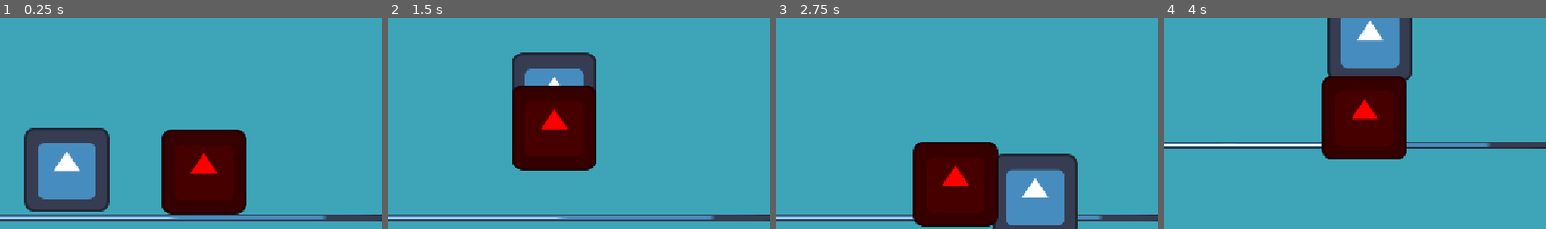
Above: before the commit, frames 1-4 (left to right).
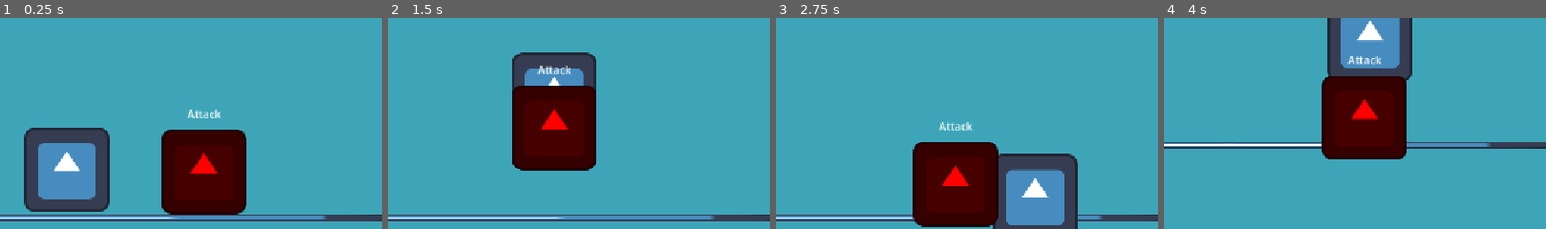
Above: after the commit, the same moments.

Repository: zhang-edward/shrimp-beat-em-up
Game: Godot game, scene res://scenes/Game.tscn
The game is run twice, just before and just after one commit, with the same random seed, the same clock (stepped at 60 frames per second) and the same inputs. The engine's default icon, where the game draws it, is replaced by a stand-in: a white triangle on a blue panel in a dark square.
Inputs:
- Up to frame 1 (0.25 s): no input
- Up to frame 2 (1.5 s): hold Right (move_right) 0.53-1.28 s; tap Space (jump) at 0.77 s; hold Down (move_down) from 1.28 s (still down)
- Up to frame 3 (2.75 s): tap Space (jump) at 1.52 s; release Down (move_down) at 2.03 s; hold Right (move_right) from 2.03 s (still down)
- Up to frame 4 (4 s): release Right (move_right) at 2.78 s; hold Up (move_up) 2.78-3.53 s; tap Space (jump) at 3.02, 3.77 s; hold Left (move_left) from 3.53 s (still down)
The pictures show only the part of the screen within x 41-91%, y 13-63%; the shares and areas given below are measured in that part.

The runs differ from the first frame. In frame 1, 0.2% of the frame differs, in the area x 49-58%, y 43-48%; in frame 2, 0.2%, in the area x 39-48%, y 22-27%; in frame 3, 0.2%; in frame 4, 0.2%.

Commit message:
Add random switching between wandering / attacking for enemy

Diff:
--- a/prefab/Enemy.tscn
+++ b/prefab/Enemy.tscn
@@ -4,6 +4,8 @@
 [ext_resource type="Script" uid="uid://bge0hmqmafyrt" path="res://scripts/fsm/StateMachine.gd" id="2_e3gy8"]
 [ext_resource type="Texture2D" uid="uid://dmlqvg0yr7q4o" path="res://icon.svg" id="2_mx2wg"]
 [ext_resource type="Script" uid="uid://bpe5ra7nyt4xn" path="res://scripts/states/AttackState.gd" id="3_mx2wg"]
+[ext_resource type="Script" uid="uid://duq3i13njmcii" path="res://scripts/states/WanderState.gd" id="4_7mgug"]
+[ext_resource type="Script" uid="uid://do8t1vj4ygsrh" path="res://scripts/fsm/DebugStateMachineLabel.gd" id="5_y7302"]
 
 [node name="Enemy" type="CharacterBody2D" unique_id=1600955621]
 script = ExtResource("1_f08wl")
@@ -16,5 +18,26 @@
 script = ExtResource("2_e3gy8")
 initial_state = NodePath("Attack")
 
-[node name="Attack" type="Node" parent="StateMachine" unique_id=614500442]
+[node name="Wander" type="Node" parent="StateMachine" unique_id=1280282429 node_paths=PackedStringArray("nextState")]
+script = ExtResource("4_7mgug")
+nextState = NodePath("../Attack")
+
+[node name="Attack" type="Node" parent="StateMachine" unique_id=614500442 node_paths=PackedStringArray("nextState")]
 script = ExtResource("3_mx2wg")
+nextState = NodePath("../Wander")
+
+[node name="DebugStateMachineLabel" type="Label" parent="." unique_id=155363593 node_paths=PackedStringArray("state_machine")]
+anchors_preset = 5
+anchor_left = 0.5
+anchor_right = 0.5
+offset_left = -46.0
+offset_top = -99.0
+offset_right = 46.0
+offset_bottom = -76.0
+grow_horizontal = 2
+size_flags_horizontal = 4
+text = "debug state"
+horizontal_alignment = 1
+vertical_alignment = 1
+script = ExtResource("5_y7302")
+state_machine = NodePath("../StateMachine")
--- /dev/null
+++ b/scripts/fsm/DebugStateMachineLabel.gd
@@ -0,0 +1,7 @@
+extends Label
+
+@export var state_machine: StateMachine
+
+func _process(_delta: float) -> void:
+	if state_machine:
+		text = state_machine.state.name
--- a/scripts/fsm/StateMachine.gd
+++ b/scripts/fsm/StateMachine.gd
@@ -36,14 +36,11 @@
 # This function calls the current state's exit() function, then changes the active state,
 # and calls its enter function.
 # It optionally takes a `msg` dictionary to pass to the next state's enter() function.
-func transition_to(target_state_name: String, msg: Dictionary={}) -> void:
+func transition_to(target_state: State, msg: Dictionary = {}) -> void:
 	# Safety check, you could use an assert() here to report an error if the state name is incorrect.
 	# We don't use an assert here to help with code reuse. If you reuse a state in different state machines
 	# but you don't want them all, they won't be able to transition to states that aren't in the scene tree.
-	if not has_node(target_state_name):
-		return
-
 	state.exit()
-	state = get_node(target_state_name)
+	state = target_state
 	state.enter(msg)
 	transitioned.emit(state.name)
--- a/scripts/states/AttackState.gd
+++ b/scripts/states/AttackState.gd
@@ -5,8 +5,15 @@
 const ATTACK_RANGE_X := 100.0
 const ATTACK_RANGE_Y := 20.0
 const ATTACK_COOLDOWN_SECONDS := 1.0
+const STATE_DURATION_SECONDS := 10.0
 
+@export var nextState: State
+
+var state_timer := 0.0 # Timer to track how long the enemy has been in the current state
 var attack_timer := 0.0
+
+func enter(_msg := {}) -> void:
+	state_timer = STATE_DURATION_SECONDS
 
 func update(_delta: float) -> void:
 	var enemy = entity as Enemy
@@ -29,3 +36,7 @@
 			print(enemy, " attacking player!")
 		else:
 			attack_timer -= _delta
+
+	state_timer -= _delta
+	if state_timer <= 0.0:
+		state_machine.transition_to(nextState)
--- /dev/null
+++ b/scripts/states/WanderState.gd
@@ -0,0 +1,43 @@
+class_name WanderState
+extends State
+
+const WANDER_TIME_SECONDS_MAX := 3.0
+const WANDER_TIME_SECONDS_MIN := 1.0
+const PAUSE_TIME_SECONDS_MAX := 4.0
+const PAUSE_TIME_SECONDS_MIN := 1.0
+const STATE_DURATION_SECONDS := 10.0
+
+@export var nextState: State
+
+var state_timer := 0.0 # Timer to track how long the enemy has been in the current state
+var timer := 0.0
+var wandering := false
+var random_direction := Vector2.ZERO
+
+func enter(_msg := {}) -> void:
+	state_timer = STATE_DURATION_SECONDS
+	timer = randf_range(PAUSE_TIME_SECONDS_MIN, PAUSE_TIME_SECONDS_MAX)
+	wandering = false
+	random_direction = Vector2.ZERO
+
+func update(_delta: float) -> void:
+	var enemy = entity as Enemy
+
+	state_timer -= _delta
+	if state_timer <= 0.0:
+		state_machine.transition_to(nextState)
+
+	# Pick a random direction to move in, pause randomly
+	timer -= _delta
+	if timer <= 0.0:
+		wandering = not wandering
+		if wandering:
+			random_direction = Vector2(randf_range(-1.0, 1.0), randf_range(-1.0, 1.0)).normalized()
+			timer = randf_range(WANDER_TIME_SECONDS_MIN, WANDER_TIME_SECONDS_MAX)
+		else:
+			timer = randf_range(PAUSE_TIME_SECONDS_MIN, PAUSE_TIME_SECONDS_MAX)
+
+	if wandering:
+		enemy.velocity = random_direction * enemy.move_speed
+	else:
+		enemy.velocity = Vector2.ZERO
Not shown, added: scripts/fsm/DebugStateMachineLabel.gd.uid
Not shown, changed: scripts/states/WanderState.gd.uid
